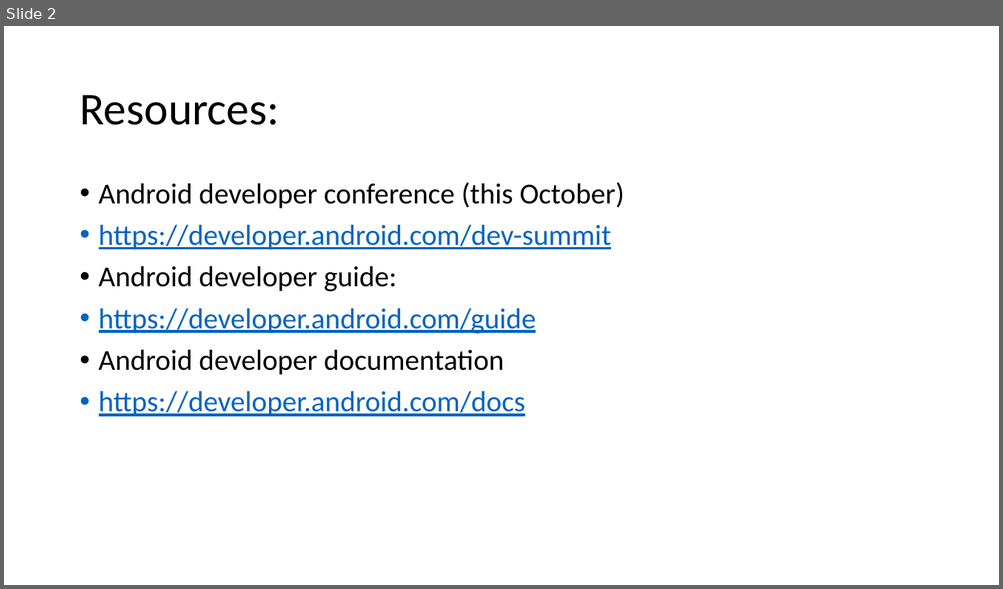
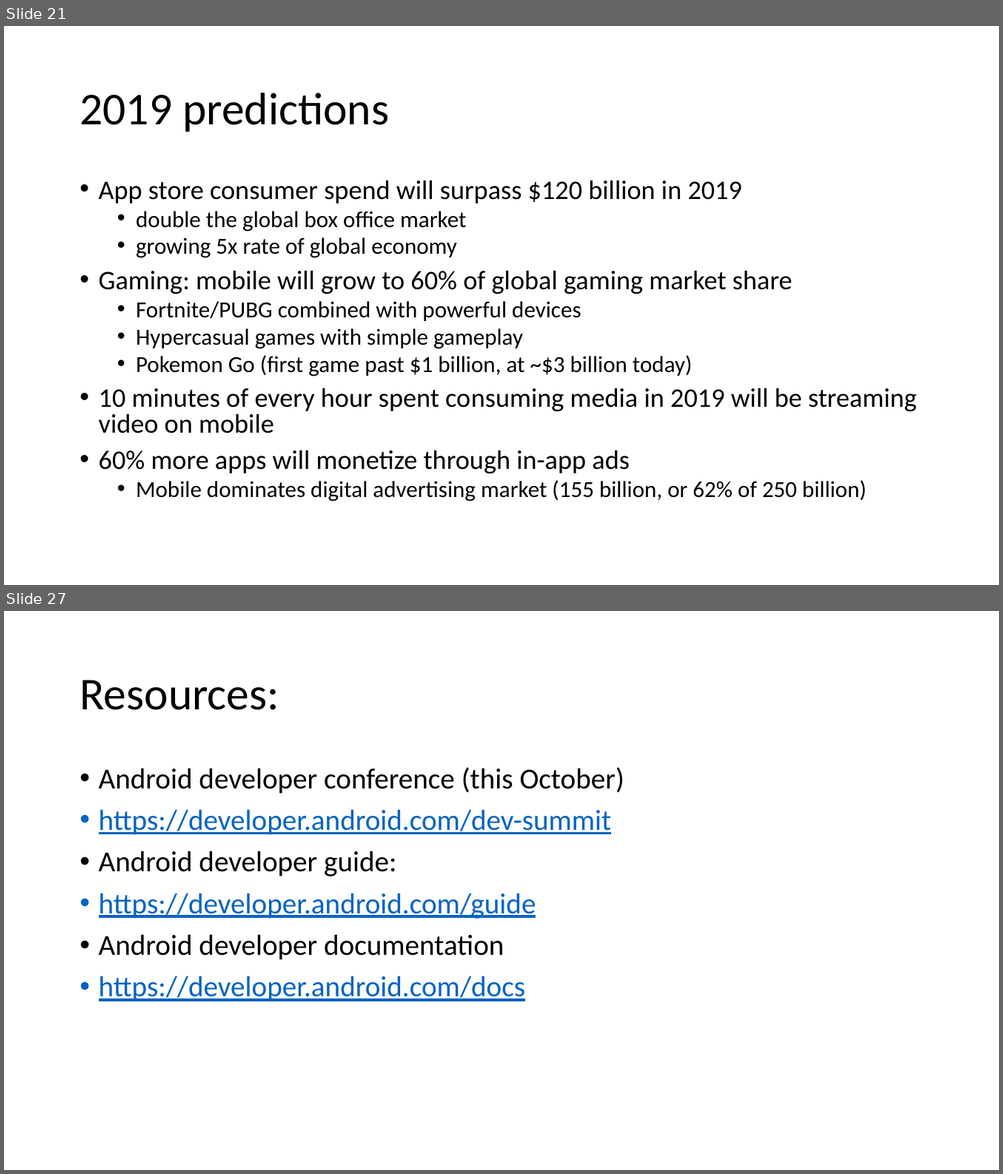
Before and after one commit to russellu/cs230, a slide deck: Lecture_First.pptx. Shown one above the other, each under a label of ours: slide 2 before the commit, slides 21 and 27 after it; the slides between them are not shown. The pictures are 1003x589 and 1003x1174 pixels, drawn with LibreOffice and Linux fonts; fonts in the diff are those of the drawing. Boxes give left, top, right and bottom in pixels: in the first picture for what was removed or moved away, otherwise in the second. Text is boxed around its words. In the diff, an @@ line names an element or a change of style, - is before the commit and + after.

Commit message:
Add first lecture project slides

```diff
--- a/Lecture_First.pptx
+++ b/Lecture_First.pptx
@@ slide 21 added at bbox=[4, 26, 999, 585], background #FFFFFF @@
@@ title added at bbox=[79, 93, 389, 132], 44 pt, text #000000 @@
+2019 predictions
@@ text added at bbox=[99, 180, 916, 502], 22.2 pt, text #000000 @@
+• App store consumer spend will surpass $120 billion in 2019
+  • double the global box office market
+  • growing 5x rate of global economy
+• Gaming: mobile will grow to 60% of global gaming market share
+  • Fortnite/PUBG combined with powerful devices
+  • Hypercasual games with simple gameplay
+  • Pokemon Go (first game past $1 billion, at ~$3 billion today)
+• 10 minutes of every hour spent consuming media in 2019 will be streaming video on mobile
+• 60% more apps will monetize through in-app ads
+  • Mobile dominates digital advertising market (155 billion, or 62% of 250 billion)
@@ what was slide 2 is now slide 27 @@
```
Also in this commit, not shown: 2 slides changed, 24 other slides added, 3 other files.
